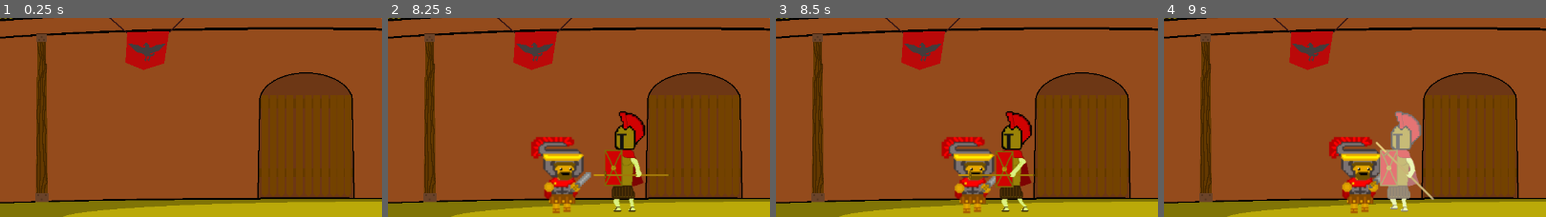
Above: before the commit, frames 1-4 (left to right).
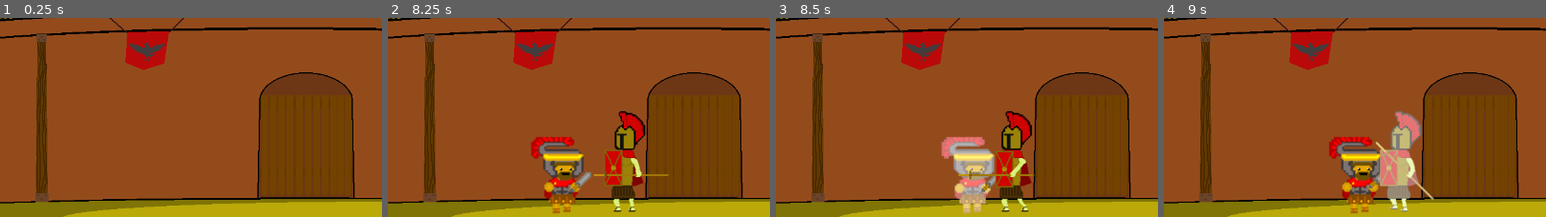
Above: after the commit, the same moments.

Repository: Dorvid/TDDD23_Project
Game: Godot game, scene res://scenes/areas/Arena.tscn
Same seed, same stepped clock (60 frames per second), same inputs: the game is played once before the commit and once after it. The project has no main scene, so this scene is started directly.
Inputs (mouse positions are % of the whole screen's width and height, from its top left):
- Up to frame 1 (0.25 s): no input
- Up to frame 2 (8.25 s): tap Enter at 0.5 s; move the mouse to (72, 41) at 0.52 s; hold Right (ui_right) 0.53-2.03 s; click (72, 41) at 0.6 s; tap Space (ui_jump) at 0.77, 0.8, 1.07, 1.35, 1.52, 1.82, 2.3, 3.02, 3.32, 3.6, 3.77, 4.07, 4.52, 4.82, 5.3, 5.85, 6.02, 6.32, 6.77, 6.8, 7.07, 7.52, 7.82, 8.1 s; move the mouse to (30, 52) at 1.27 s; click (30, 52) at 1.55 s; move the mouse to (60, 23) at 2.02 s; hold Left (ui_left) 2.03-2.78 s; click (60, 23) at 2.1 s; move the mouse to (45, 68) at 2.77 s; hold Right (ui_right) 2.78-4.28 s; click (45, 68) at 2.85 s; move the mouse to (80, 62) at 3.52 s; move the mouse to (20, 30) at 4.27 s; hold Left (ui_left) 4.28-5.03 s; click (20, 30) at 4.35 s; move the mouse to (55, 46) at 5.02 s; hold Right (ui_right) 5.03-5.78 s; click (55, 46) at 5.1 s; move the mouse to (35, 19) at 5.77 s; hold Left (ui_left) 5.78-7.28 s; click (35, 19) at 6.05 s; move the mouse to (72, 41) at 6.52 s; click (72, 41) at 6.6 s; move the mouse to (30, 52) at 7.27 s; hold Right (ui_right) from 7.28 s (still down); click (30, 52) at 7.35 s; move the mouse to (60, 23) at 8.02 s
- Up to frame 3 (8.5 s): keep holding Right (ui_right)
- Up to frame 4 (9 s): keep holding Right (ui_right); move the mouse to (45, 68) at 8.77 s; click (45, 68) at 8.85 s
The pictures show only the part of the screen within x 11-61%, y 50-100%; the shares and areas given below are measured in that part.

Frames 1-2 are identical in both runs. In frame 3, 3.3% of the frame differs, in the area x 43-58%, y 59-99%; in frame 4, nothing differs.

Commit message:
Added player death, flashing when taking damage and game over text

Diff:
--- a/TDDD23 Project/autoloaders/CharacterController.gd
+++ b/TDDD23 Project/autoloaders/CharacterController.gd
@@ -5,12 +5,14 @@
 var base_dmg = 3
 var dmg
 var gold = 0
-var ascension = 0
+#Ascension mechanic from Slay the Spire
+var renown = 0
 var has_longsword = false
 
 signal player_dead
 signal boss_dead
 signal fight_start
+signal damage_taken
 
 
 func _ready():
@@ -22,8 +24,10 @@
 func player_hit():
 	current_hp -= 1
 	print(current_hp)
-	if current_hp == 0:
+	if current_hp <= 0:
 		game_over()
+	else:
+		emit_signal("damage_taken")
 
 func get_current_gold():
 	return gold
@@ -31,8 +35,12 @@
 func get_player_dmg():
 	return dmg
 
+#Emit signals
+func game_over():
+	emit_signal("player_dead")
+
+func boss_dead():
+	emit_signal("boss_dead")
+
 func emit_fight_start():
 	emit_signal("fight_start")
-
-func game_over():
-	pass
--- a/TDDD23 Project/scenes/areas/Arena.gd
+++ b/TDDD23 Project/scenes/areas/Arena.gd
@@ -1,14 +1,19 @@
 extends Node
 
 onready var leave_text = $Leave_text
+onready var game_over = $Game_over
 onready var bounce_up = $Leave_text/Bounce_up
-onready var effect_in = $Leave_text/Effect_in
+onready var effect_in = $Effect_in
+onready var effect_drop = $Game_over/Effect_drop
+
 var bounced_up = true
 # Called when the node enters the scene tree for the first time.
 func _ready():
 	#Connects to boss_dead signal and calls _boss_dead when emitted
-	CharacterController.connect("boss_dead", self, "_boss_dead")
-	effect_in.interpolate_property(leave_text,'modulate',Color(1,1,1,0),Color(1,1,1,1),0.5,Tween.TRANS_CUBIC,Tween.EASE_IN)
+	if CharacterController.connect("boss_dead", self, "_boss_dead") != OK:
+		print("Failed to connect to boss_dead signal in arena script")
+	if CharacterController.connect("player_dead", self, "_player_dead") != OK:
+		print("Failed to connect to player_dead signal in arena script")
 
 
 
@@ -19,11 +24,18 @@
 func _boss_dead():
 	MusicController.crowd_play()
 	print("Text appering")
+	effect_in.interpolate_property(leave_text,'modulate',Color(1,1,1,0),Color(1,1,1,1),0.5,Tween.TRANS_CUBIC,Tween.EASE_IN)
 	effect_in.start()
 	$Background.play("cheering")
 	$Leave_arena/Leavebox.set_deferred('disabled', false)
 	$Ground_and_walls/Entrance_door/Door.set_deferred('disabled', true)
 
+func _player_dead():
+
+	effect_in.interpolate_property(game_over,'modulate',Color(1,1,1,0),Color(1,1,1,1),0.5,Tween.TRANS_CUBIC,Tween.EASE_IN)
+	effect_drop.interpolate_property(game_over,'rect_position',Vector2(510,0),Vector2(510,140),2,Tween.TRANS_BOUNCE,Tween.EASE_OUT)
+	effect_in.start()
+	effect_drop.start()
 
 func _on_Start_fight_body_entered(_body):
 	$Ground_and_walls/Entrance_door/Door.set_deferred('disabled', false)
@@ -33,7 +45,8 @@
 
 func _on_Leave_arena_body_entered(_body):
 	MusicController.leave_arena()
-	get_tree().change_scene("res://scenes/areas/Entrance.tscn")
+	if get_tree().change_scene("res://scenes/areas/Entrance.tscn") != OK:
+		print("Failed to swap to entrance scene")
 
 
 func _on_Effect_in_tween_completed(_object, _key):
--- a/TDDD23 Project/scenes/areas/Arena.tscn
+++ b/TDDD23 Project/scenes/areas/Arena.tscn
@@ -62,6 +62,25 @@
 
 [sub_resource type="RectangleShape2D" id=13]
 extents = Vector2( 6.65126, 96.8545 )
+
+[sub_resource type="Shader" id=14]
+resource_local_to_scene = true
+code = "shader_type canvas_item;
+
+uniform vec4 flash_color : hint_color = vec4(1.0,1.0,1.0,1.0); // White Color
+uniform float flash_modifier : hint_range(0.0, 1.0) = 0.0;
+
+void fragment(){
+	vec4 color = texture(TEXTURE, UV);
+	color.rgb = mix(color.rgb, flash_color.rgb, flash_modifier);
+	COLOR = color;
+}"
+
+[sub_resource type="ShaderMaterial" id=15]
+resource_local_to_scene = true
+shader = SubResource( 14 )
+shader_param/flash_color = Color( 1, 1, 1, 1 )
+shader_param/flash_modifier = 0.0
 
 [node name="Arena" type="Node"]
 script = ExtResource( 1 )
@@ -123,7 +142,26 @@
 
 [node name="Bounce_down" type="Tween" parent="Leave_text"]
 
-[node name="Effect_in" type="Tween" parent="Leave_text"]
+[node name="Game_over" type="Label" parent="."]
+modulate = Color( 1, 1, 1, 0 )
+anchor_left = 0.5
+anchor_top = 0.5
+anchor_right = 0.5
+anchor_bottom = 0.5
+margin_left = -130.0
+margin_top = -360.0
+margin_right = 130.0
+margin_bottom = -292.0
+rect_pivot_offset = Vector2( 130, 34 )
+custom_fonts/font = ExtResource( 5 )
+text = "GAME OVER"
+__meta__ = {
+"_edit_use_anchors_": false
+}
+
+[node name="Effect_drop" type="Tween" parent="Game_over"]
+
+[node name="Effect_in" type="Tween" parent="."]
 
 [node name="Ground_and_walls" type="Node2D" parent="."]
 __meta__ = {
@@ -185,10 +223,11 @@
 position = Vector2( -115.323, 626.602 )
 
 [node name="Boss1" parent="." instance=ExtResource( 3 )]
+material = SubResource( 15 )
 position = Vector2( 1215.63, 615.109 )
 
 [connection signal="body_entered" from="Start_fight" to="." method="_on_Start_fight_body_entered"]
 [connection signal="body_entered" from="Leave_arena" to="." method="_on_Leave_arena_body_entered"]
 [connection signal="tween_completed" from="Leave_text/Bounce_up" to="." method="_on_Bounce_up_tween_completed"]
-[connection signal="tween_completed" from="Leave_text/Effect_in" to="." method="_on_Effect_in_tween_completed"]
+[connection signal="tween_completed" from="Effect_in" to="." method="_on_Effect_in_tween_completed"]
 [connection signal="enemy_hit" from="Player" to="." method="_on_Player_enemy_hit"]
--- a/TDDD23 Project/scenes/areas/Entrance.gd
+++ b/TDDD23 Project/scenes/areas/Entrance.gd
@@ -11,7 +11,8 @@
 func _process(_delta):
 	if ready_to_enter == true:
 		if Input.is_action_just_pressed("ui_up"):
-			get_tree().change_scene("res://scenes/areas/Arena.tscn")
+			if get_tree().change_scene("res://scenes/areas/Arena.tscn") != OK:
+				print("Failed to swap to arena scene")
 
 
 func _on_Entrance_body_entered(_body):
--- a/TDDD23 Project/scenes/enemies/Boss1.gd
+++ b/TDDD23 Project/scenes/enemies/Boss1.gd
@@ -18,8 +18,8 @@
 func _ready():
 	current_hp = HEALTH
 	$AnimatedSprite.play("idle")
-	CharacterController.connect("fight_start", self, "_fight_start")
-	pass # Replace with function body.
+	if CharacterController.connect("fight_start", self, "_fight_start") != OK:
+		print("Failed to connect to fight_start signal in Boss1 script")
 
 func _physics_process(_delta):
 	#Check if attacking then check raycasts
@@ -95,7 +95,7 @@
 	current_hp -= dmg
 	if current_hp <=0:
 		$AnimatedSprite.play("idle")
-		CharacterController.emit_signal("boss_dead")
+		CharacterController.boss_dead()
 		#Temporary idle animation, swap to dead animation later
 		alive = false
 	else:
--- a/TDDD23 Project/scenes/player/Player.tscn
+++ b/TDDD23 Project/scenes/player/Player.tscn
@@ -1,9 +1,10 @@
-[gd_scene load_steps=18 format=2]
+[gd_scene load_steps=19 format=2]
 
 [ext_resource path="res://images/Player_head_sheet.png" type="Texture" id=1]
 [ext_resource path="res://scenes/player/player.gd" type="Script" id=2]
 [ext_resource path="res://images/Player_body_sheet.png" type="Texture" id=3]
 [ext_resource path="res://scenes/player/shortsword.tres" type="SpriteFrames" id=4]
+[ext_resource path="res://shaders/Flash.tres" type="Material" id=5]
 
 [sub_resource type="AtlasTexture" id=1]
 flags = 4
@@ -89,12 +90,14 @@
 KNOCKBACK_FORCE = 512
 
 [node name="Body" type="AnimatedSprite" parent="."]
+material = ExtResource( 5 )
 scale = Vector2( 2, 2 )
 frames = SubResource( 6 )
 animation = "idle"
 playing = true
 
 [node name="Head" type="AnimatedSprite" parent="."]
+material = ExtResource( 5 )
 scale = Vector2( -2, 2 )
 frames = SubResource( 9 )
 animation = "idle"
@@ -127,5 +130,9 @@
 shape = SubResource( 13 )
 disabled = true
 
+[node name="Effect_dmg_body" type="Tween" parent="."]
+
+[node name="Effect_dmg_head" type="Tween" parent="."]
+
 [connection signal="animation_finished" from="Weapon" to="." method="_on_Weapon_animation_finished"]
 [connection signal="body_entered" from="AttackCollision" to="." method="_on_AttackCollision_body_entered"]
--- a/TDDD23 Project/scenes/player/player.gd
+++ b/TDDD23 Project/scenes/player/player.gd
@@ -9,6 +9,10 @@
 export (int) var KNOCKBACK_FORCE
 var is_attacking = false
 var last_direction = 0
+var alive = true
+
+onready var effect_dmg = $Effect_dmg_body
+onready var effect_dmg2 = $Effect_dmg_head
 
 signal enemy_hit
 
@@ -27,71 +31,79 @@
 		$AttackCollision/down.scale = Vector2(1,1.5)
 	#set weapon to correct animation just is case
 	$Weapon.play("idle")
+	if CharacterController.connect("player_dead",self,"_dead") != OK:
+		print("Failed to connect to player_dead signal in player script")
+	if CharacterController.connect("damage_taken",self,"_damage_taken") != OK:
+		print("Failed to connect to damage_taken signal in player script")
 
 func _physics_process(_delta):
 	#Move Character left or right and change animation
-	if Input.is_action_pressed("ui_right") && (!is_on_floor() || is_attacking == false):
-		#Set Speed
-		velocity.x = SPEED
-		# For logic concerning which side player is looking at in this case right
-		last_direction = 1
-		#Set and flip animations and hitboxes for weapons
-		$Body.play("walk")
-		$Head.set_flip_h(false)
-		$Weapon.set_flip_h(false)
-		$AttackCollision.scale = Vector2(1,1)
-	elif Input.is_action_pressed("ui_left") && (!is_on_floor() or is_attacking == false):
-		velocity.x = -SPEED
-		# For logic concerning which side player is looking at in this case left
-		last_direction = -1
-		#Set and flip animations and hitboxes for weapons
-		$Body.play("walk")
-		$Head.set_flip_h(true)
-		$Weapon.set_flip_h(true)
-		$AttackCollision.scale = Vector2(-1,1)
-	else: #No movement so idle
-		velocity.x = 0
-		if is_attacking == false:
-			$Body.play("idle")
-			$Weapon.play("idle")
+	if alive == true:
+		if Input.is_action_pressed("ui_right") && (!is_on_floor() || is_attacking == false):
+			#Set Speed
+			velocity.x = SPEED
+			# For logic concerning which side player is looking at in this case right
+			last_direction = 1
+			#Set and flip animations and hitboxes for weapons
+			$Body.play("walk")
+			$Head.set_flip_h(false)
+			$Weapon.set_flip_h(false)
+			$AttackCollision.scale = Vector2(1,1)
+		elif Input.is_action_pressed("ui_left") && (!is_on_floor() or is_attacking == false):
+			velocity.x = -SPEED
+			# For logic concerning which side player is looking at in this case left
+			last_direction = -1
+			#Set and flip animations and hitboxes for weapons
+			$Body.play("walk")
+			$Head.set_flip_h(true)
+			$Weapon.set_flip_h(true)
+			$AttackCollision.scale = Vector2(-1,1)
+		else: #No movement so idle
+			velocity.x = 0
+			if is_attacking == false:
+				$Body.play("idle")
+				$Weapon.play("idle")
 
-	# Attack logic
-	if Input.is_action_just_pressed("ui_attack") && is_attacking == false:
+		# Attack logic
+		if Input.is_action_just_pressed("ui_attack") && is_attacking == false:
+			if Input.is_action_pressed("ui_down"):
+				$Weapon.play("swing down")
+				$AttackCollision/down.set_deferred('disabled', false)
+			elif Input.is_action_pressed("ui_up"):
+				$Weapon.play("swing up")
+				$AttackCollision/up.set_deferred('disabled', false)
+			else:
+				$Weapon.play("swing side")
+				$AttackCollision/side.set_deferred('disabled', false)
+			#So that we get our attacking animations over our other ones so far
+			is_attacking = true
+
+		#If player wants to attack downwards change animation to look down
 		if Input.is_action_pressed("ui_down"):
-			$Weapon.play("swing down")
-			$AttackCollision/down.set_deferred('disabled', false)
-		elif Input.is_action_pressed("ui_up"):
-			$Weapon.play("swing up")
-			$AttackCollision/up.set_deferred('disabled', false)
+			$Head.play("down")
 		else:
-			$Weapon.play("swing side")
-			$AttackCollision/side.set_deferred('disabled', false)
-		#So that we get our attacking animations over our other ones so far
-		is_attacking = true
+			$Head.play("idle")
 
-	#If player wants to attack downwards change animation to look down
-	if Input.is_action_pressed("ui_down"):
-		$Head.play("down")
+		#If downwards swing hit get a little knockback upwards
+		if knockback == true:
+			velocity.y = knockback_velocity.y * KNOCKBACK_FORCE
+			knockback = false
+		else:
+			#Gravity
+			velocity.y = velocity.y + GRAVITY
+
+		#Jump if on a floor
+		if Input.is_action_just_pressed("ui_jump") && is_on_floor():
+			velocity.y = -JUMPFORCE
+
+		#Detect Collision and move character,
+		#Vector2.UP tells is_on_floor() which direction the floor is looking
+		velocity = move_and_slide(velocity,Vector2.UP)
+
+		velocity.x = lerp(velocity.x,0,0.2)
 	else:
 		$Head.play("idle")
-
-	#If downwards swing hit get a little knockback upwards
-	if knockback == true:
-		velocity.y = knockback_velocity.y * KNOCKBACK_FORCE
-		knockback = false
-	else:
-		#Gravity
-		velocity.y = velocity.y + GRAVITY
-
-	#Jump if on a floor
-	if Input.is_action_just_pressed("ui_jump") && is_on_floor():
-		velocity.y = -JUMPFORCE
-
-	#Detect Collision and move character,
-	#Vector2.UP tells is_on_floor() which direction the floor is looking
-	velocity = move_and_slide(velocity,Vector2.UP)
-
-	velocity.x = lerp(velocity.x,0,0.2)
+		$Body.play("idle")
 
 #When animation is finished set animation to idle and disable weapon hitboxes
 func _on_Weapon_animation_finished():
@@ -110,3 +122,12 @@
 	if temp == "swing down":
 		knockback_velocity = Vector2(0,-1)
 		knockback = true
+
+func _dead():
+	alive = false
+
+func _damage_taken():
+	effect_dmg.interpolate_property($Body.get_material(),'shader_param/flash_modifier',1.0,0.0,0.5,Tween.TRANS_CUBIC,Tween.EASE_OUT)
+	effect_dmg2.interpolate_property($Head.get_material(),'shader_param/flash_modifier',1.0,0.0,0.5,Tween.TRANS_CUBIC,Tween.EASE_OUT)
+	effect_dmg.start()
+	effect_dmg2.start()
Not shown, changed: TDDD23 Project/.mono/metadata/ide_messaging_meta.txt
Not shown: 1 places in TDDD23 Project/scenes/areas/Arena.tscn that only renumber resources
